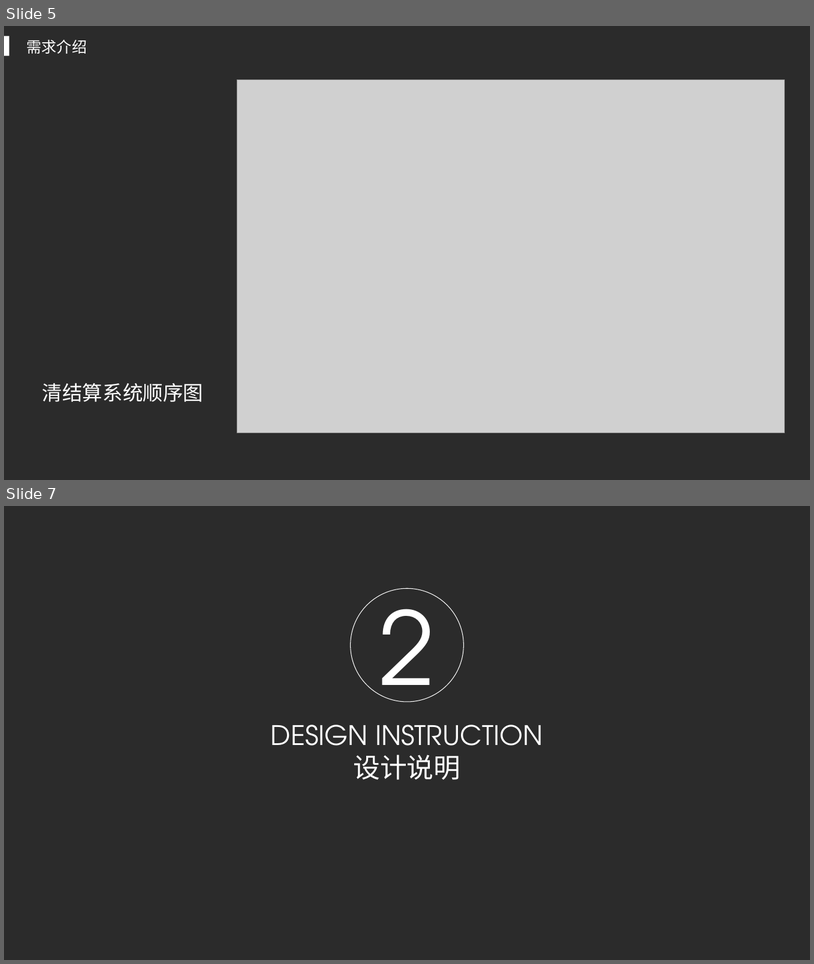
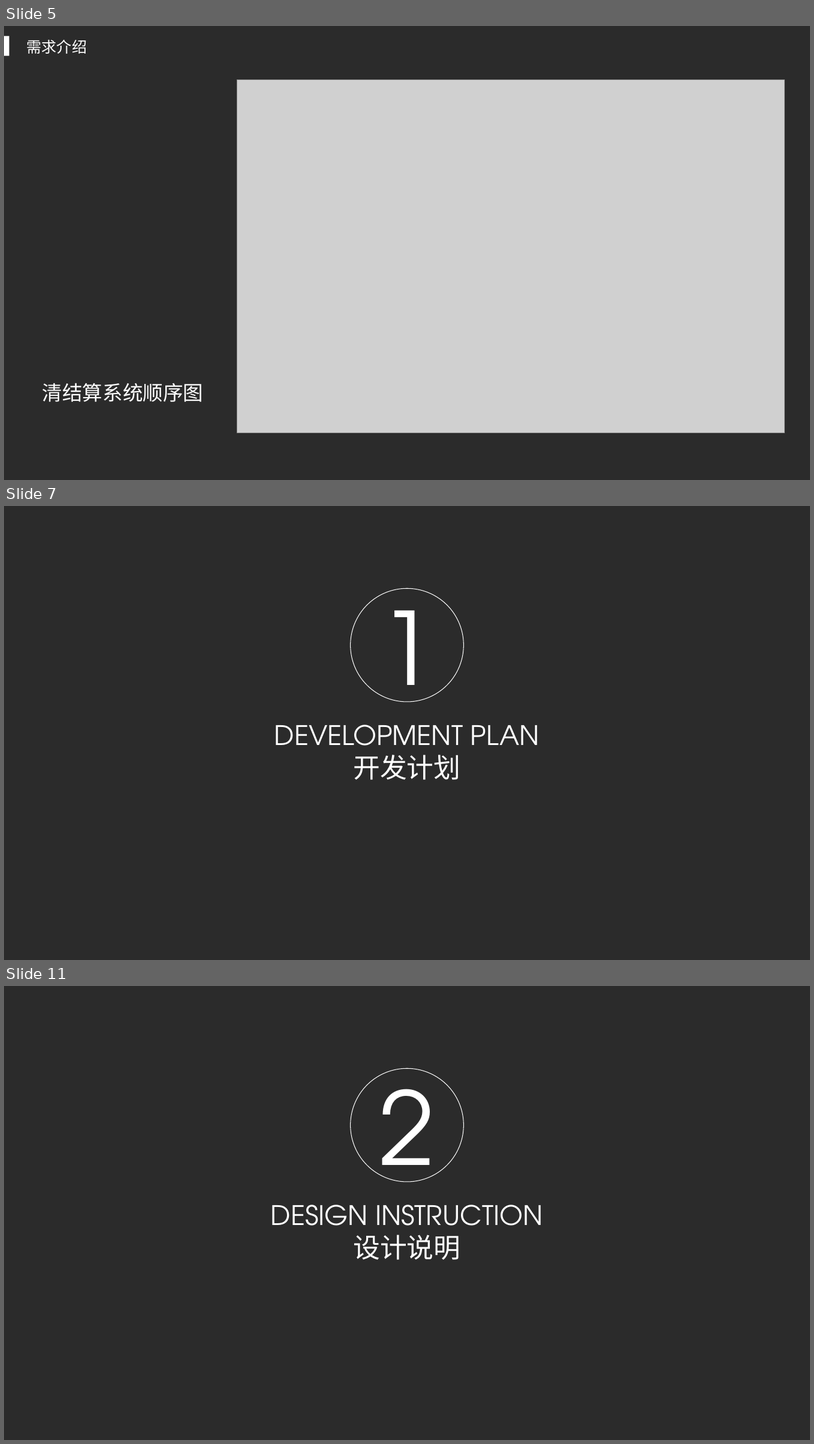
Before and after one commit to AngusMonroe/ClearSettlementSystem, a slide deck: paper/xjx/展示.pptx. Shown one above the other, each under a label of ours: slides 5 and 7 before the commit, slides 5, 7 and 11 after it; the slides between them are not shown. The pictures are 814x964 and 814x1444 pixels, drawn with LibreOffice and Linux fonts; fonts in the diff are those of the drawing; grey boxes stand for pictures; background and template pictures are left out; a plain dark background stands for a picture behind light text. Boxes give left, top, right and bottom in pixels: in the first picture for what was removed or moved away, otherwise in the second. Text is boxed around its words. In the diff, an @@ line names an element or a change of style, - is before the commit and + after.

```diff
--- a/paper/xjx/展示.pptx
+++ b/paper/xjx/展示.pptx
@@ slide 7 added at bbox=[4, 506, 810, 960], background picture (left out) @@
@@ ellipse added at bbox=[350, 588, 464, 701], outline #FFFFFF 0.75 pt, 120 pt, text #FFFFFF @@
+1
@@ text added at bbox=[275, 724, 540, 780], 32 pt, text #FFFFFF @@
+DEVELOPMENT PLAN
+开发计划
@@ what was slide 7 is now slide 11 @@
```
Also in this commit, not shown: 7 slides changed, 3 other slides added, 3 other files.
